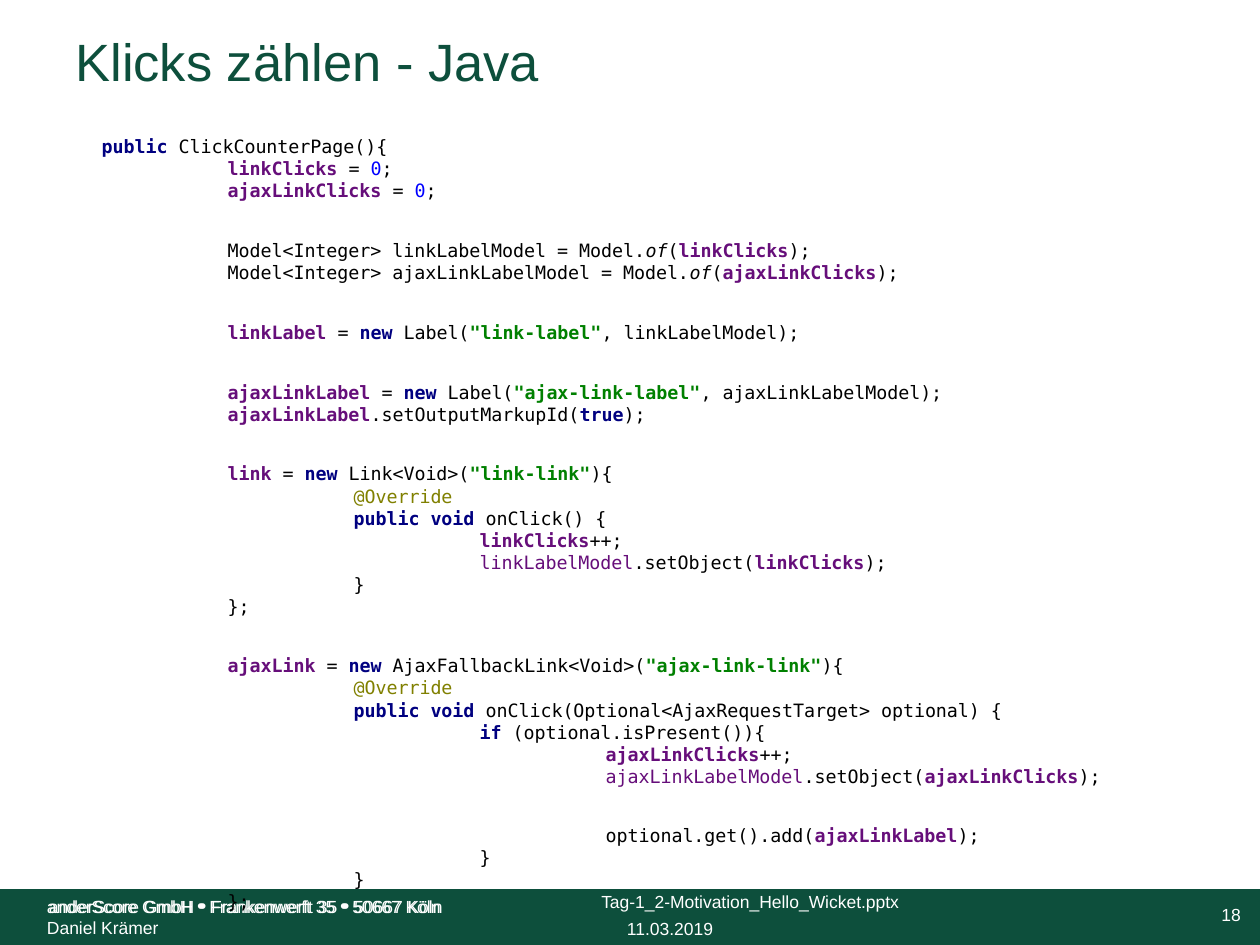
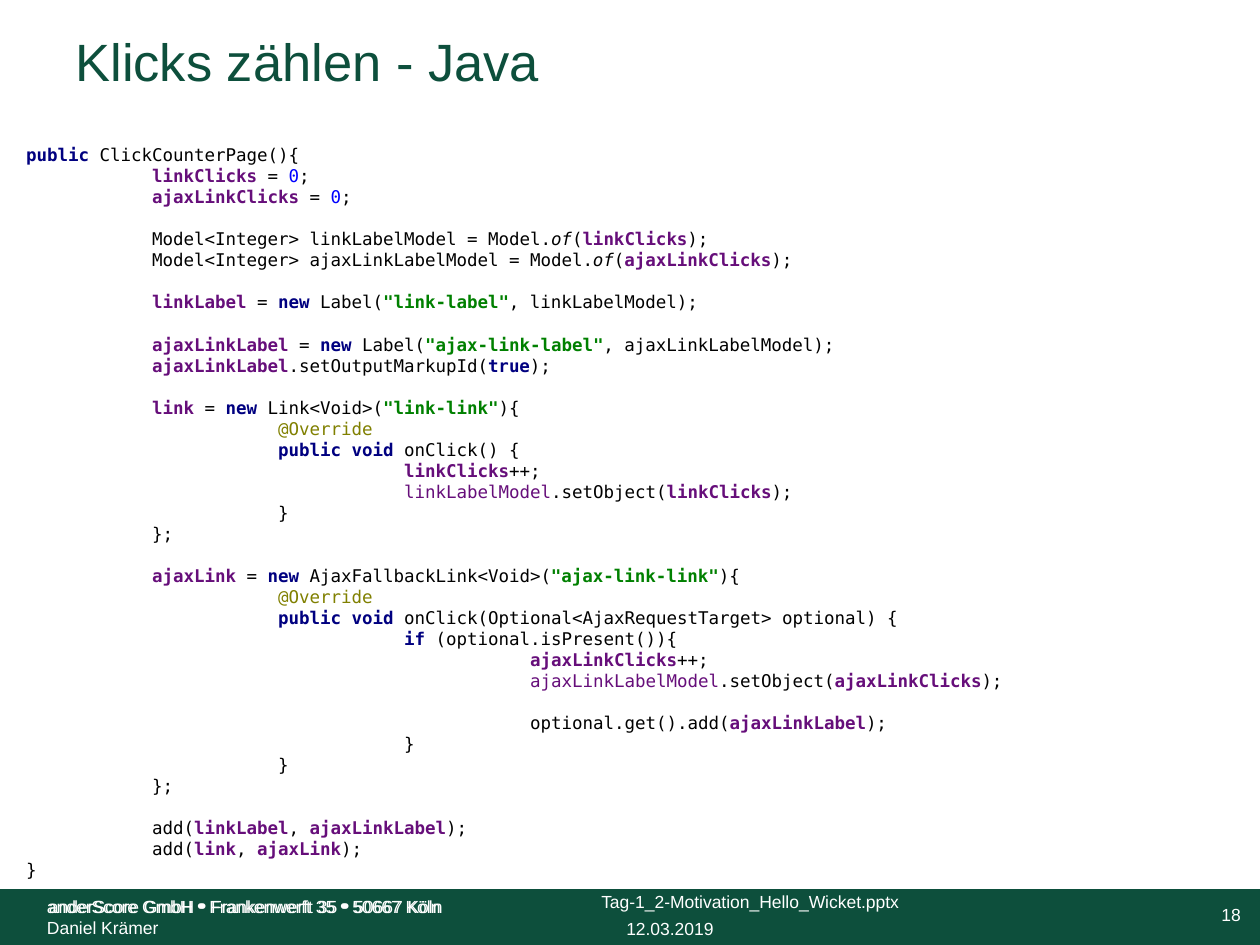
Before and after one commit to anderscore-gmbh/wicket-training, a slide deck: slide 18 of slides/Tag-1_2-Motivation_Hello_Wicket.pptx. Drawn at 1260x945 pixels with LibreOffice and Linux fonts; fonts in the diff are those of the drawing; background and template pictures are left out. Boxes give left, top, right and bottom in pixels: in the first picture for what was removed or moved away, otherwise in the second. Text is boxed around its words. In the diff, an @@ line names an element or a change of style, - is before the commit and + after.

Commit message:
Fixed formatting

```diff
--- a/slides/Tag-1_2-Motivation_Hello_Wicket.pptx
+++ b/slides/Tag-1_2-Motivation_Hello_Wicket.pptx
@@ text "public ClickCounterPage(){ linkClicks = 0; ...": place and size @@
-text "public ClickCounterPage(){ linkClicks = 0; ..." at (102,139,1101,846)
+text "public ClickCounterPage(){ linkClicks = 0; ..." at (26,148,1002,859)
@@ text "public ClickCounterPage(){ linkClicks = 0; ..." at (26,148,1002,859): size 10.5 to 10 pt @@
@@ text at (626,922,713,935): text changed @@
-11.03.2019
+12.03.2019
```
Also in this commit, not shown: 20 other slides changed.
